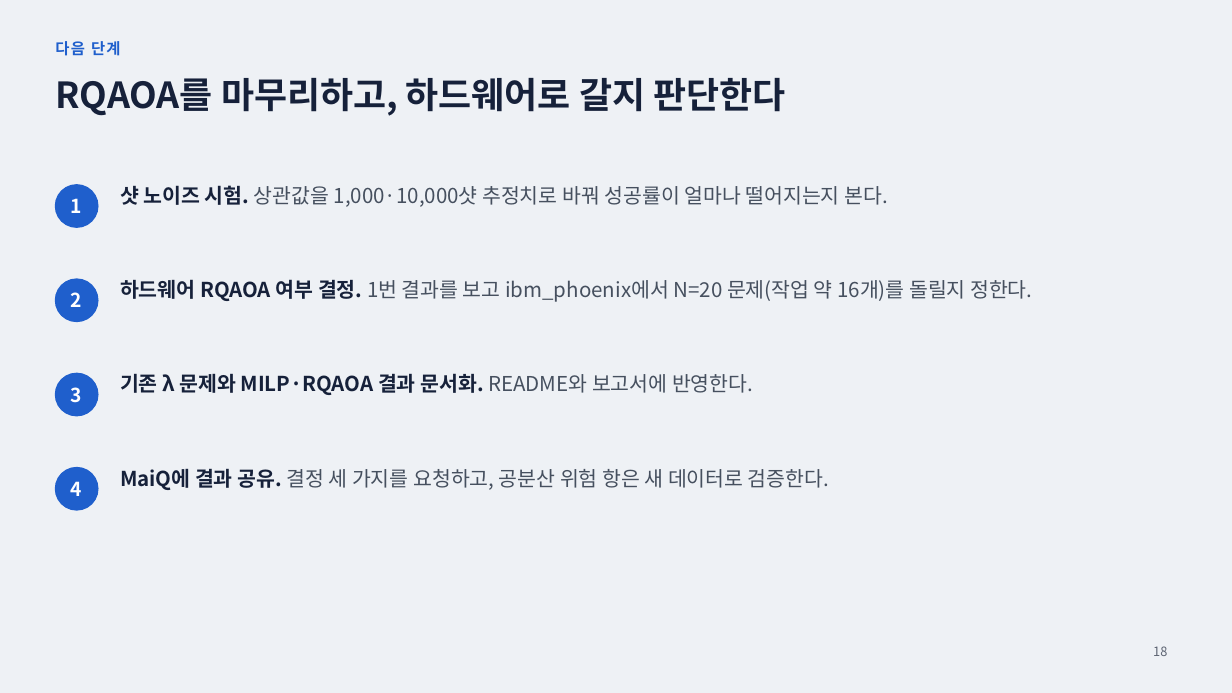
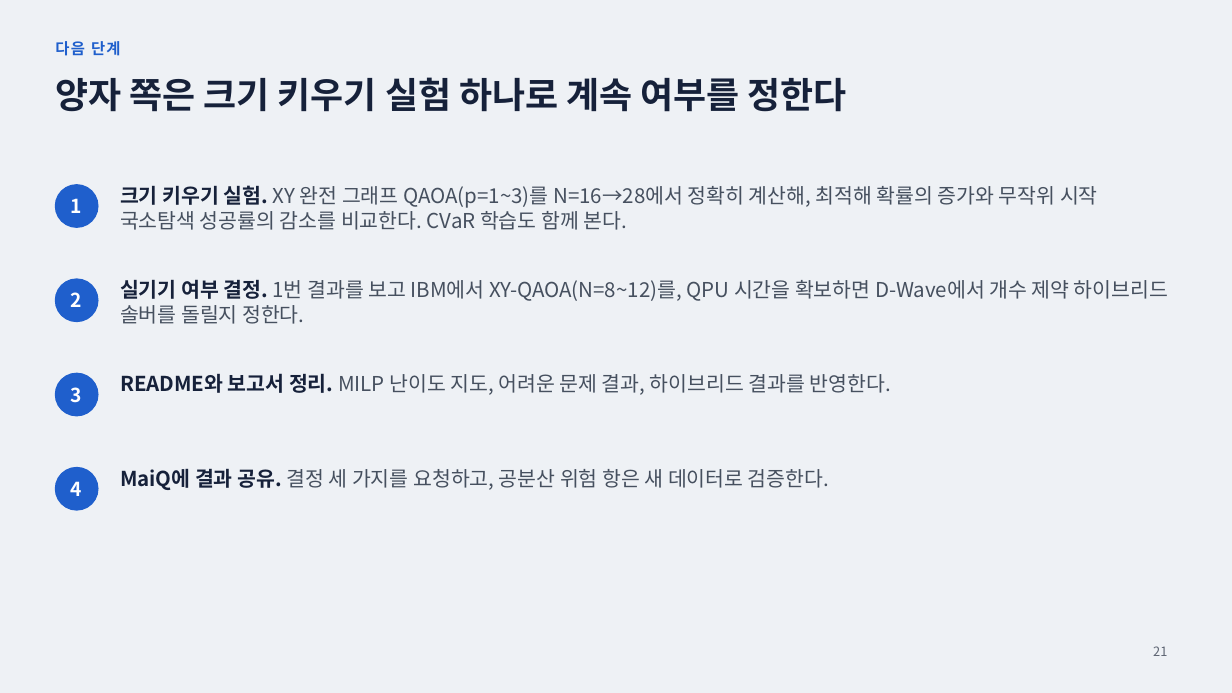
Before and after one commit to 202155570/norma-qaoa, a slide deck: slide 21 of docs/qaoa_research_report_2026-11-19.pptx (slide 18 before the commit). Drawn at 1232x693 pixels with LibreOffice and Linux fonts; fonts in the diff are those of the drawing. Boxes give left, top, right and bottom in pixels: in the first picture for what was removed or moved away, otherwise in the second. Text is boxed around its words. In the diff, an @@ line names an element or a change of style, - is before the commit and + after.

```diff
--- a/docs/qaoa_research_report_2026-11-19.pptx
+++ b/docs/qaoa_research_report_2026-11-19.pptx
@@ title at <box>55,77,847,112</box>: text changed @@
-RQAOA를 마무리하고, 하드웨어로 갈지 판단한다
+양자 쪽은 크기 키우기 실험 하나로 계속 여부를 정한다
@@ text at <box>120,185,1098,230</box>: text changed @@
-샷 노이즈 시험. 상관값을 1,000·10,000샷 추정치로 바꿔 성공률이 얼마나 떨어지는지 본다.
+크기 키우기 실험. XY 완전 그래프 QAOA(p=1~3)를 N=16→28에서 정확히 계산해, 최적해 확률의 증가와 무작위 시작 국소탐색 성공률의 감소를 비교한다. CVaR 학습도 함께 본다.
@@ text at <box>120,279,1168,324</box>: text changed @@
-하드웨어 RQAOA 여부 결정. 1번 결과를 보고 ibm_phoenix에서 N=20 문제(작업 약 16개)를 돌릴지 정한다.
+실기기 여부 결정. 1번 결과를 보고 IBM에서 XY-QAOA(N=8~12)를, QPU 시간을 확보하면 D-Wave에서 개수 제약 하이브리드 솔버를 돌릴지 정한다.
@@ text at <box>120,373,891,395</box>: text changed; text colour #16213A to #46505F; bold off @@
-기존 λ 문제와 MILP·RQAOA 결과 문서화. README와 보고서에 반영한다.
+README와 보고서 정리. MILP 난이도 지도, 어려운 문제 결과, 하이브리드 결과를 반영한다.
@@ page number at <box>1153,646,1167,656</box>: text changed @@
-18
+21
```
Also in this commit, not shown: 6 other slides changed, 3 slides added, 3 other files.
